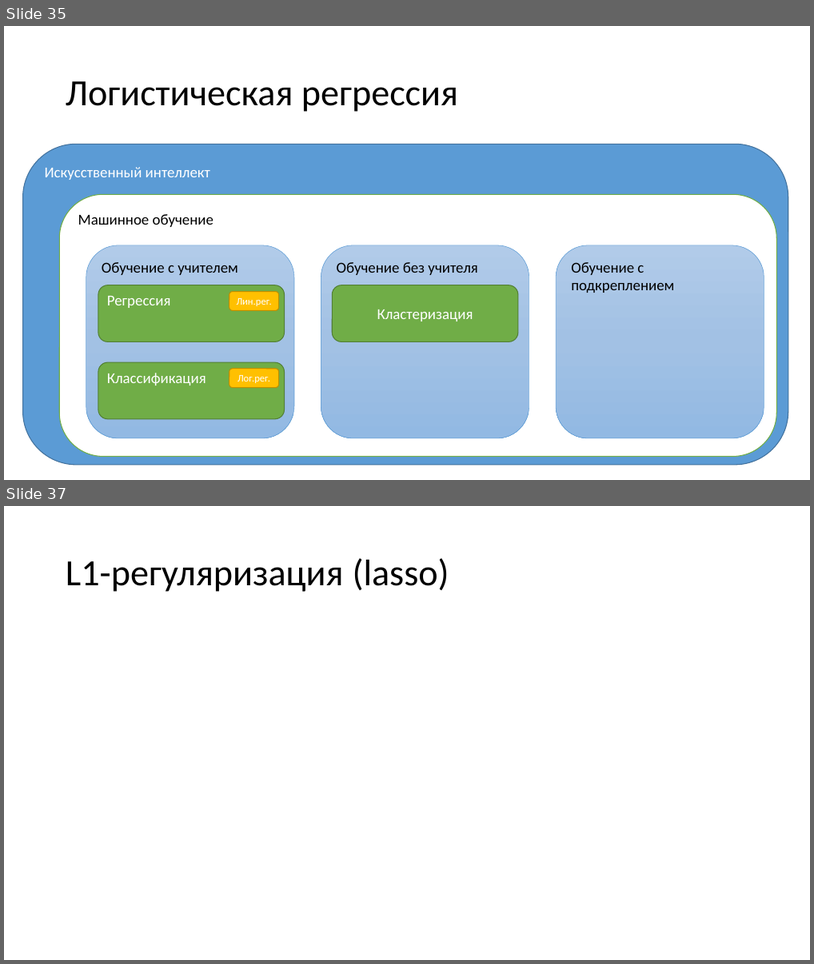
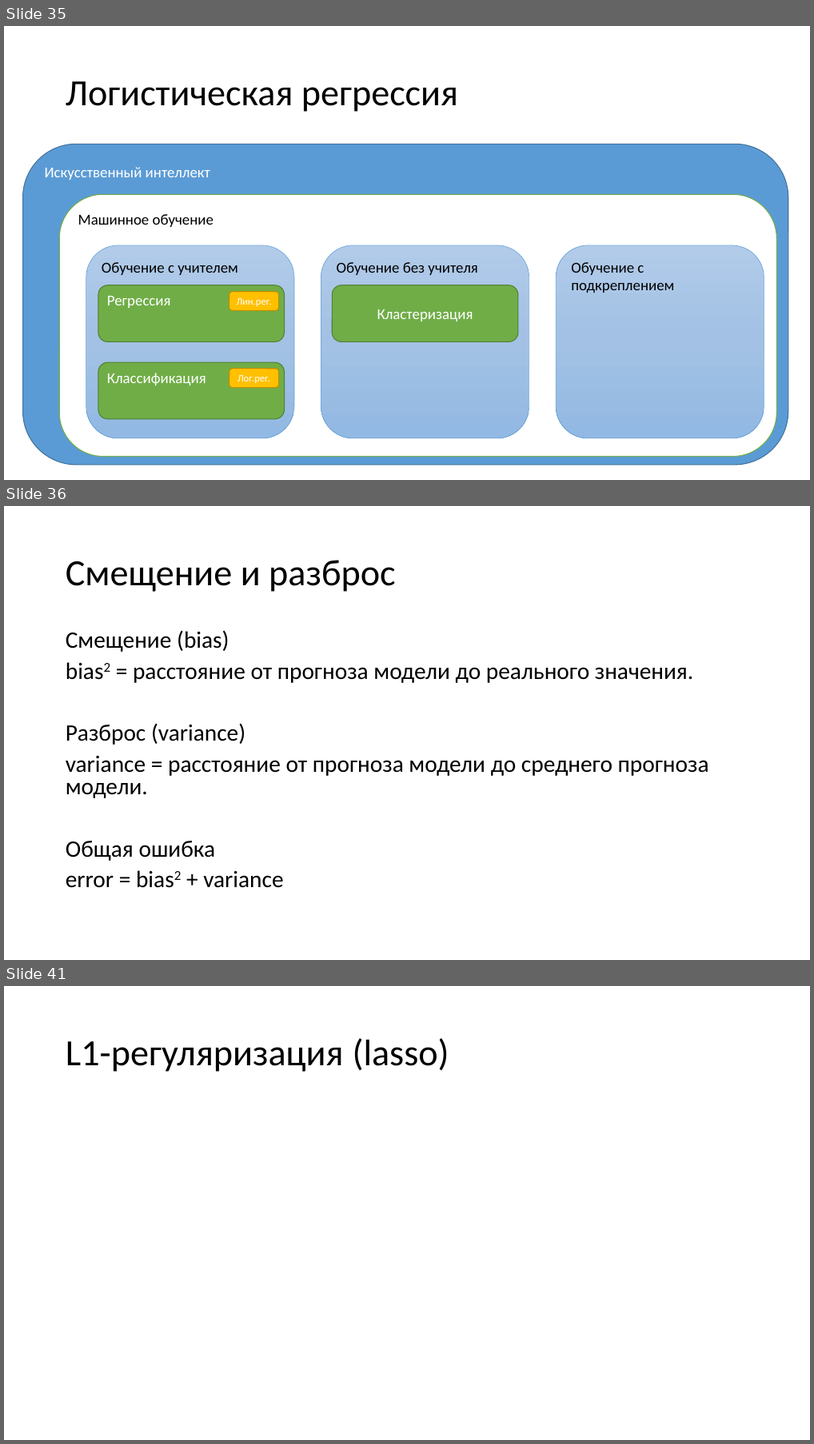
Before and after one commit to mosalov/AI_main_lectures, a slide deck: Лекция 4 21_10_2020.pptx. Shown one above the other, each under a label of ours: slides 35 and 37 before the commit, slides 35, 36 and 41 after it; the slides between them are not shown. The pictures are 814x964 and 814x1444 pixels, drawn with LibreOffice and Linux fonts; fonts in the diff are those of the drawing; grey boxes stand for pictures. Boxes give left, top, right and bottom in pixels: in the first picture for what was removed or moved away, otherwise in the second. Text is boxed around its words. In the diff, an @@ line names an element or a change of style, - is before the commit and + after.

```diff
--- a/Лекция 4 21_10_2020.pptx
+++ b/Лекция 4 21_10_2020.pptx
@@ slide 36 added at (x1=4, y1=506, x2=810, y2=960), background #FFFFFF @@
@@ title added at (x1=66, y1=560, x2=396, y2=592), 44 pt, text #000000 @@
+Смещение и разброс
@@ text added at (x1=66, y1=630, x2=710, y2=888), 28 pt, text #000000 @@
+Смещение (bias)
+bias2 = расстояние от прогноза модели до реального значения.
+Разброс (variance)
+variance = расстояние от прогноза модели до среднего прогноза модели.
+Общая ошибка
+error = bias2 + variance
@@ what was slide 37 is now slide 41 @@
```
Also in this commit, not shown: 2 slides changed, 12 other slides added, 1 slide removed, 2 other files.
